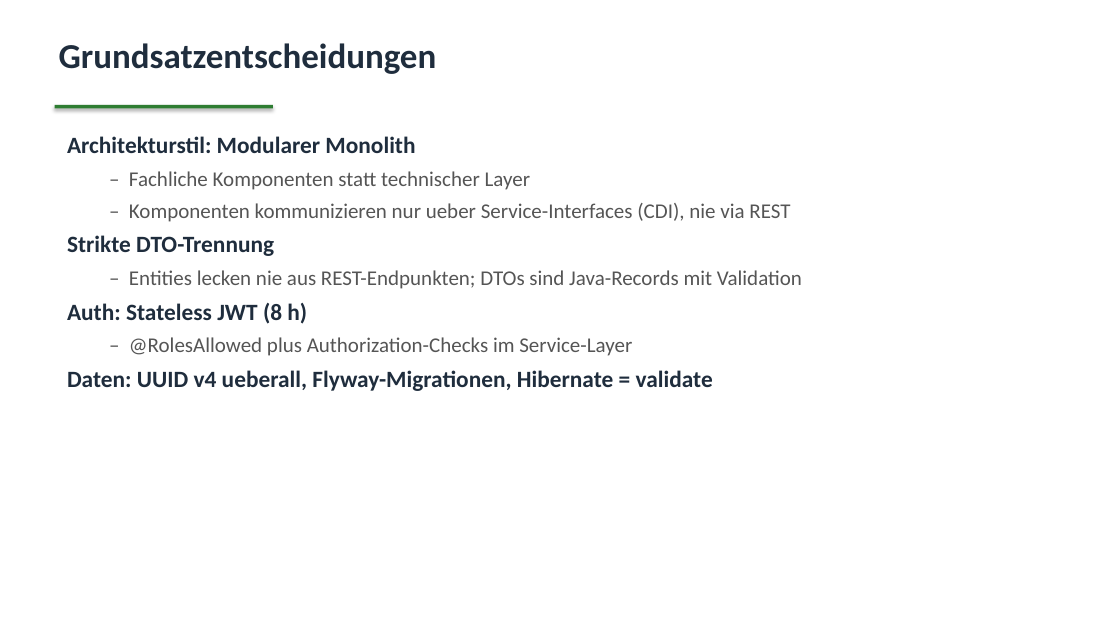
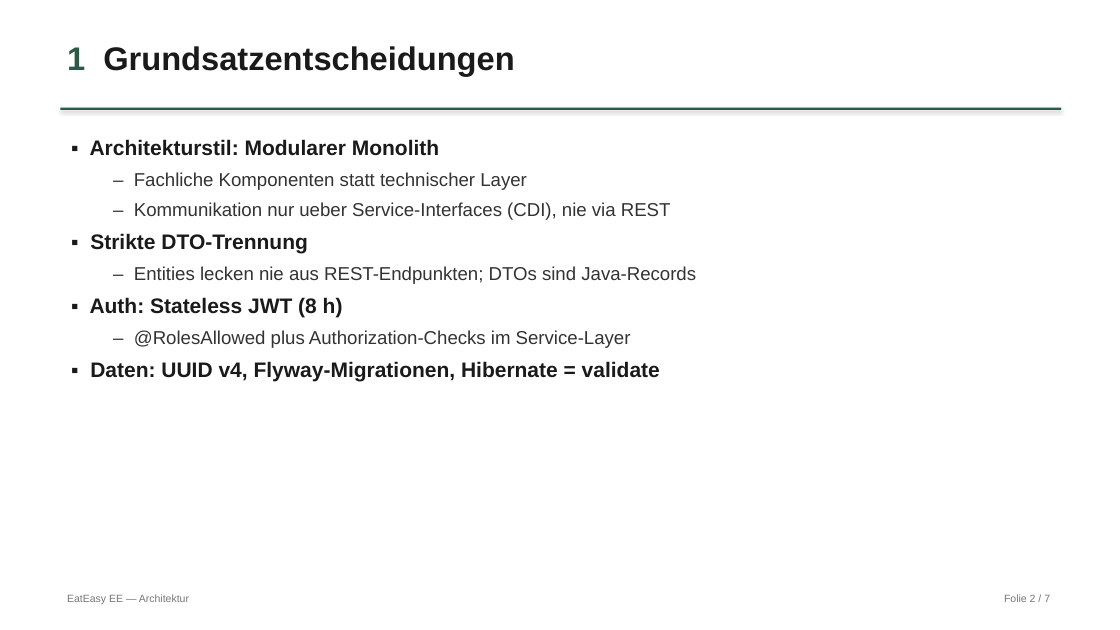
Before and after one commit to thnndnly/EatEasyRepository, a slide deck: slide 2 of EatEasy-Architektur.pptx. Drawn at 1120x630 pixels with LibreOffice and Linux fonts; fonts in the diff are those of the drawing. Boxes give left, top, right and bottom in pixels: in the first picture for what was removed or moved away, otherwise in the second. Text is boxed around its words. In the diff, an @@ line names an element or a change of style, - is before the commit and + after.

```diff
--- a/EatEasy-Architektur.pptx
+++ b/EatEasy-Architektur.pptx
@@ text at (67,46,514,76): text changed; size 30 to 28 pt; font Calibri to Arial; text colour #1F2D3D to #1A1A1A @@
-Grundsatzentscheidungen
+1 Grundsatzentscheidungen
@@ rectangle: place and size @@
-rectangle at (55,105,273,108)
+rectangle at (60,108,1061,110)
@@ rectangle at (60,108,1061,110): fill #2E7D32 to #2D5A47 @@
@@ text at (90,139,439,156): text changed; size 20 to 18 pt; font Calibri to Arial; text colour #1F2D3D to #1A1A1A @@
-Architekturstil: Modularer Monolith
+▪ Architekturstil: Modularer Monolith
@@ text at (134,172,631,348): size 18 to 16 pt, font Calibri to Arial, text colour #555555 to #333333 in "– Fachliche Komponenten statt technischer Layer", "– @RolesAllowed plus Authorization-Checks im Service-Layer"; more space between paragraphs @@
@@ text at (90,202,696,318): text changed; size 18 to 16 pt; font Calibri to Arial; text colour #555555 to #333333 @@
-  – Komponenten kommunizieren nur ueber Service-Interfaces (CDI), nie via REST
-Strikte DTO-Trennung
-  – Entities lecken nie aus REST-Endpunkten; DTOs sind Java-Records mit Validation
-Auth: Stateless JWT (8 h)
+  – Kommunikation nur ueber Service-Interfaces (CDI), nie via REST
+▪ Strikte DTO-Trennung
+  – Entities lecken nie aus REST-Endpunkten; DTOs sind Java-Records
+▪ Auth: Stateless JWT (8 h)
@@ text at (90,361,660,382): text changed; size 20 to 18 pt; font Calibri to Arial; text colour #1F2D3D to #1A1A1A @@
-Daten: UUID v4 ueberall, Flyway-Migrationen, Hibernate = validate
+▪ Daten: UUID v4, Flyway-Migrationen, Hibernate = validate
@@ text added at (67,594,189,604), 9 pt, text #777777 @@
+EatEasy EE — Architektur
@@ text added at (1004,594,1050,602), 9 pt, text #777777 @@
+Folie 2 / 7
```
Also in this commit, not shown: 6 other slides changed, 3 other files.
